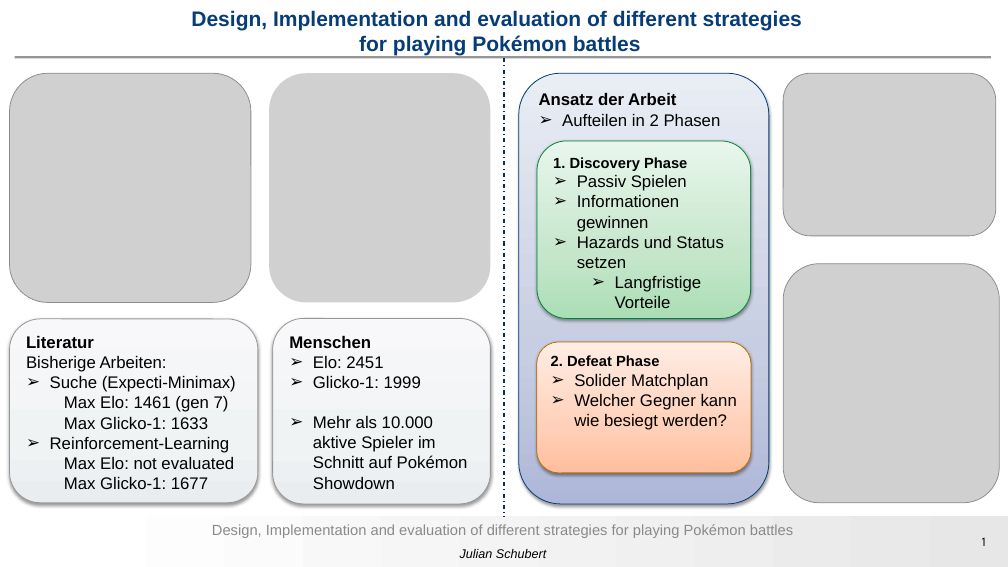
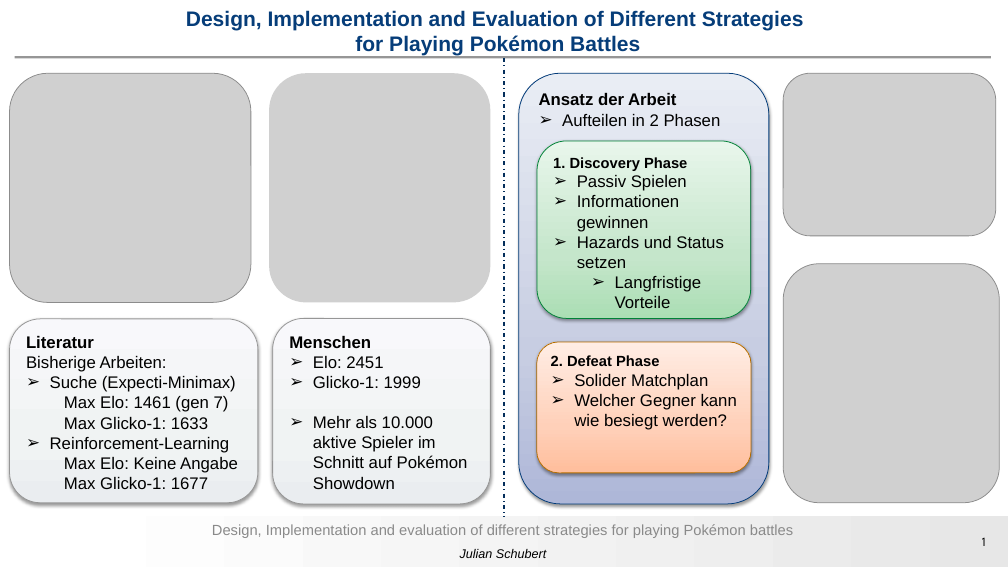
Before and after one commit to BUCKFAE/BachelorThesis, a slide deck: slide 1 of Projektvorstellung/Poster.pptx. Drawn at 1008x567 pixels with LibreOffice and Linux fonts; fonts in the diff are those of the drawing; grey boxes stand for pictures; background and template pictures are left out. Boxes give left, top, right and bottom in pixels: in the first picture for what was removed or moved away, otherwise in the second. Text is boxed around its words. In the diff, an @@ line names an element or a change of style, - is before the commit and + after.

```diff
--- a/Projektvorstellung/Poster.pptx
+++ b/Projektvorstellung/Poster.pptx
@@ title at (x1=186, y1=10, x2=804, y2=55): text changed @@
-Design, Implementation and evaluation of different strategies
-for playing Pokémon battles
+Design, Implementation and Evaluation of Different Strategies
+for Playing Pokémon Battles
@@ text in rounded rectangle at (x1=64, y1=457, x2=238, y2=473): text changed @@
-  Max Elo: not evaluated
+  Max Elo: Keine Angabe
```
Also in this commit, not shown: 3 other files.
